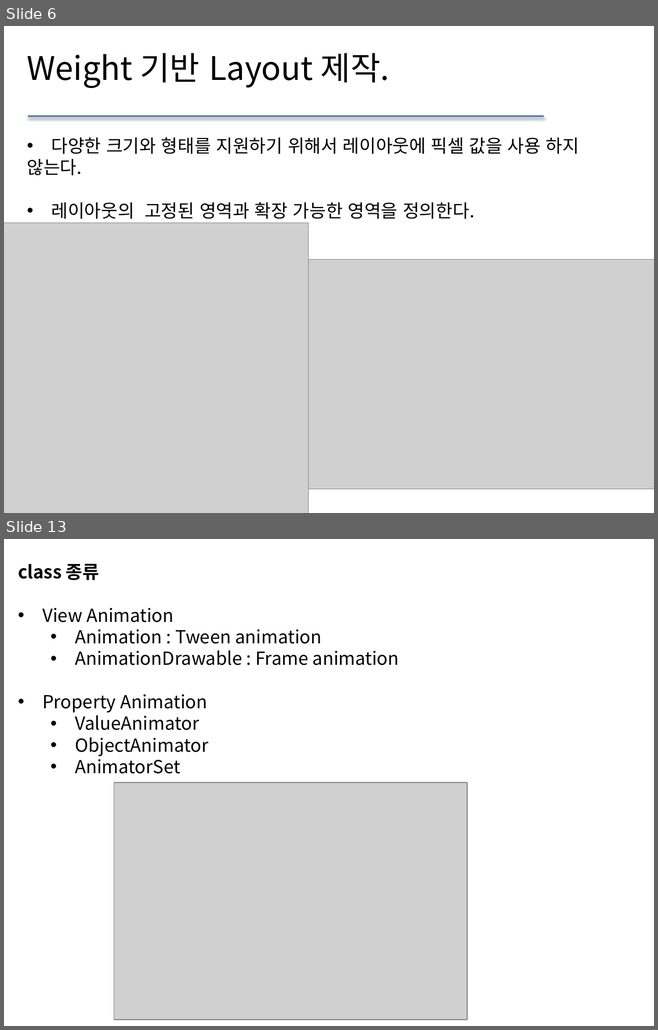
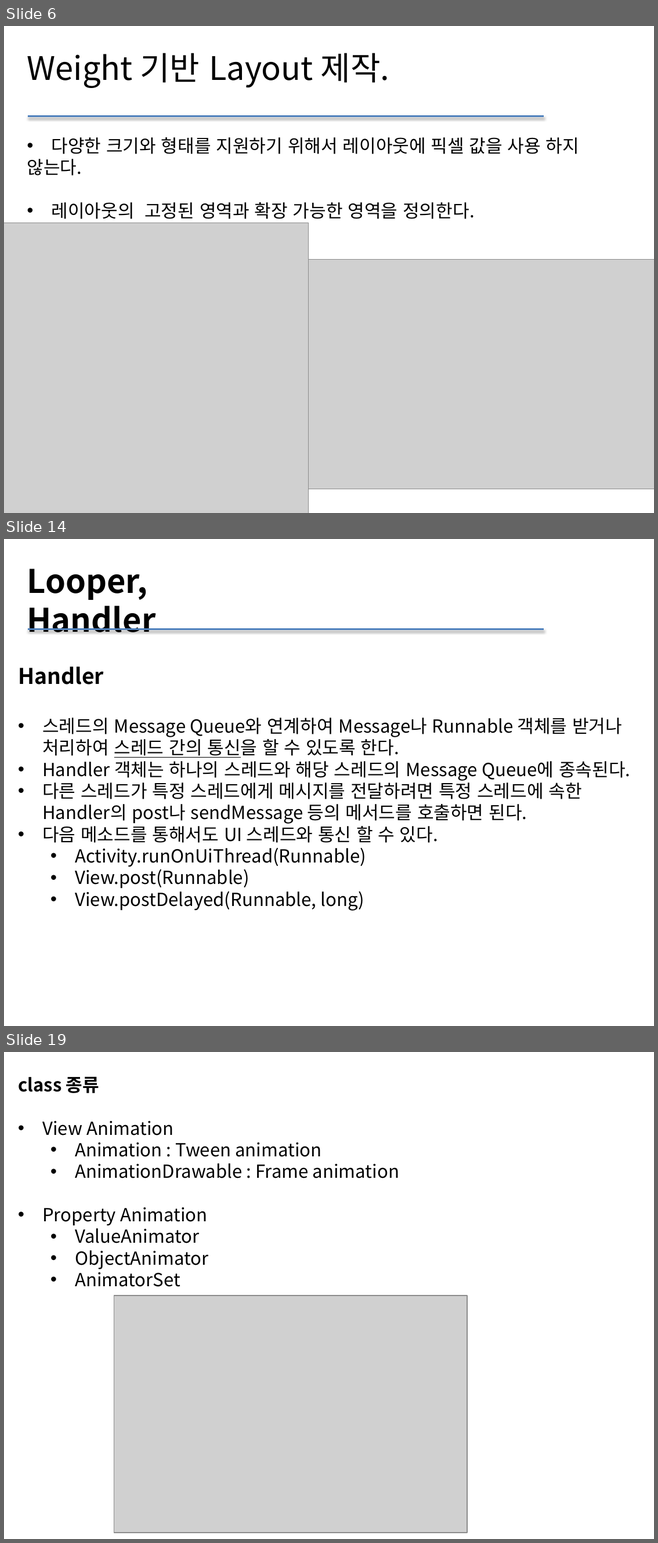
Before and after one commit to sc545/Beacon, a slide deck: 안드로이드 UI.pptx. Shown one above the other, each under a label of ours: slides 6 and 13 before the commit, slides 6, 14 and 19 after it; the slides between them are not shown. The pictures are 658x1030 and 658x1543 pixels, drawn with LibreOffice and Linux fonts; fonts in the diff are those of the drawing; grey boxes stand for pictures. Boxes give left, top, right and bottom in pixels: in the first picture for what was removed or moved away, otherwise in the second. Text is boxed around its words. In the diff, an @@ line names an element or a change of style, - is before the commit and + after.

```diff
--- a/안드로이드 UI.pptx
+++ b/안드로이드 UI.pptx
@@ slide 14 added at (x1=4, y1=539, x2=654, y2=1026), background #FFFFFF @@
@@ text added at (x1=27, y1=569, x2=156, y2=633), 36 pt, text #000000, bold @@
+Looper, Handler
@@ line added from (28, 629) to (544, 629), #4F81BD 2 pt @@
@@ text added at (x1=18, y1=667, x2=630, y2=911), 20 pt, text #000000 @@
+Handler
+• 스레드의 Message Queue와 연계하여 Message나 Runnable 객체를 받거나 처리하여 스레드 간의 통신을 할 수 있도록 한다.
+• Handler 객체는 하나의 스레드와 해당 스레드의 Message Queue에 종속된다.
+• 다른 스레드가 특정 스레드에게 메시지를 전달하려면 특정 스레드에 속한 Handler의 post나 sendMessage 등의 메서드를 호출하면 된다.
+• 다음 메소드를 통해서도 UI 스레드와 통신 할 수 있다.
+  • Activity.runOnUiThread(Runnable)
+  • View.post(Runnable)
+  • View.postDelayed(Runnable, long)
@@ what was slide 13 is now slide 19 @@
```
Also in this commit, not shown: 8 slides changed, 5 other slides added, 17 slides removed, 17 other files.
